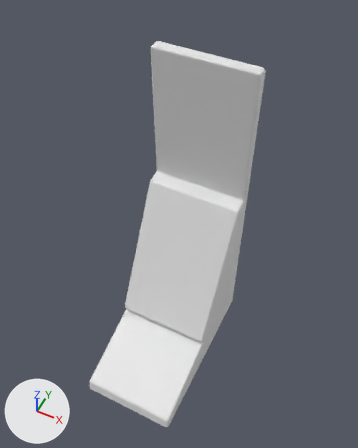
Two versions of the FBX model Assets/Models/colomn_short.fbx, one commit apart.
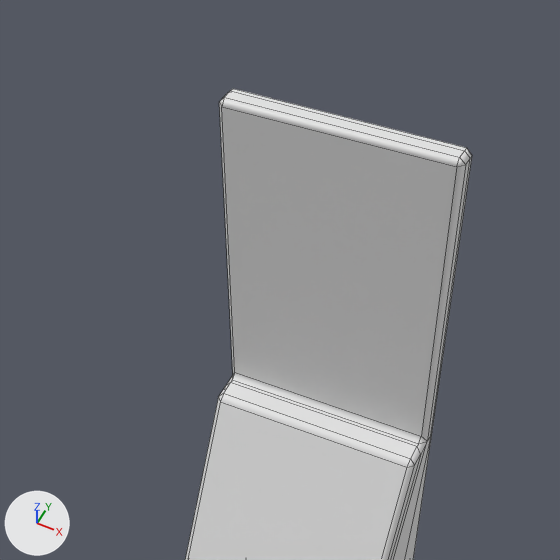
Each version is shown whole from a 50 mm lens placed at (3.92, -3.28, 10.81), pointed at (1.12, 2.33, 3.8), then close up on the part from 14% to 85% of the width and 0% to 57% of the height. The lights are fixed; the arrows at lower left show +X, +Y and +Z. The close-ups show mesh edges as thin lines. Where no turn or scale is listed for an object, it has been applied to the vertices.
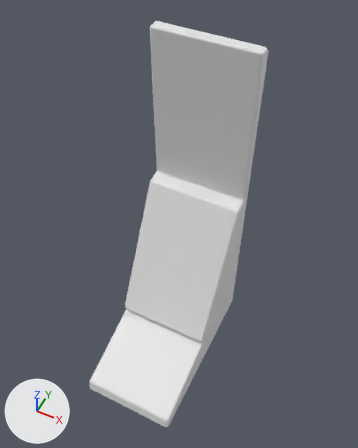
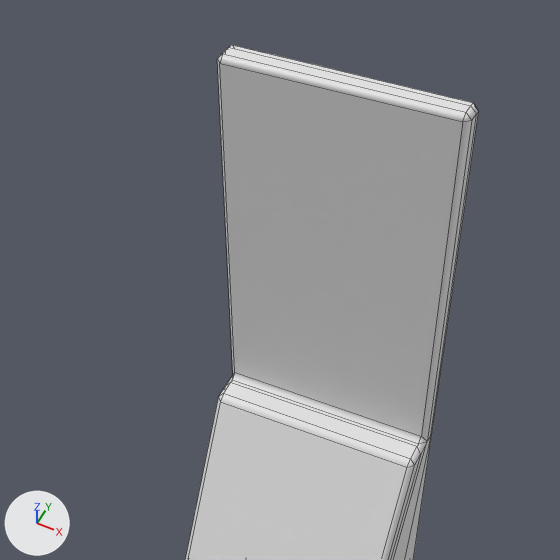
The newer file is also turned or shifted as a whole; pictures and numbers use the older file's frame.

Edits to the bpy script that builds the scene:
```text
Change me_plane_095:
    where me_plane_095.from_pydata(...)  # 78 vertices, 85 faces; spans x 0.0..2.0, y 0.02..3.69, z -0.02..6.61
    used by ob_plane_063; location = (0.0, 0.0, 0.0)
    me_plane_095 part 1: all 16 vertices in x 0.0..2.0, y 3.45..3.69, z 6.55..6.61 are moved by (0.0, 0.0, 0.35)
```

Changed parts and their boxes [x1, y1, x2, y2] in the close-ups (560 x 560 px; the box of a moved part takes in the faces that stretch with it):
'Plane.063', reshaped
    before: [185, 89, 472, 560]
    after: [185, 45, 478, 560]
part 1 of me_plane_095, moved or reshaped
    before: [219, 89, 472, 197]
    after: [217, 45, 478, 197]
